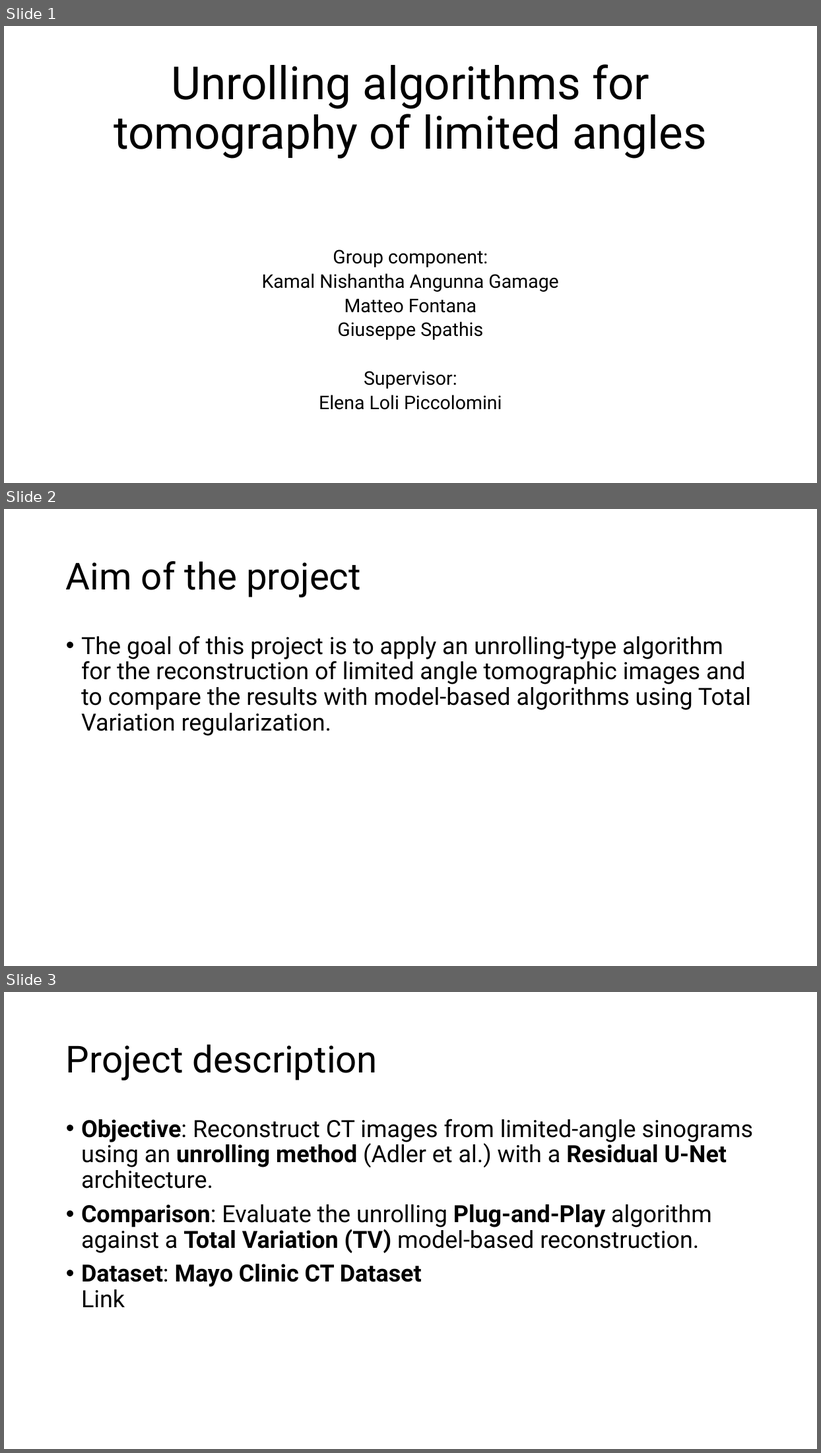
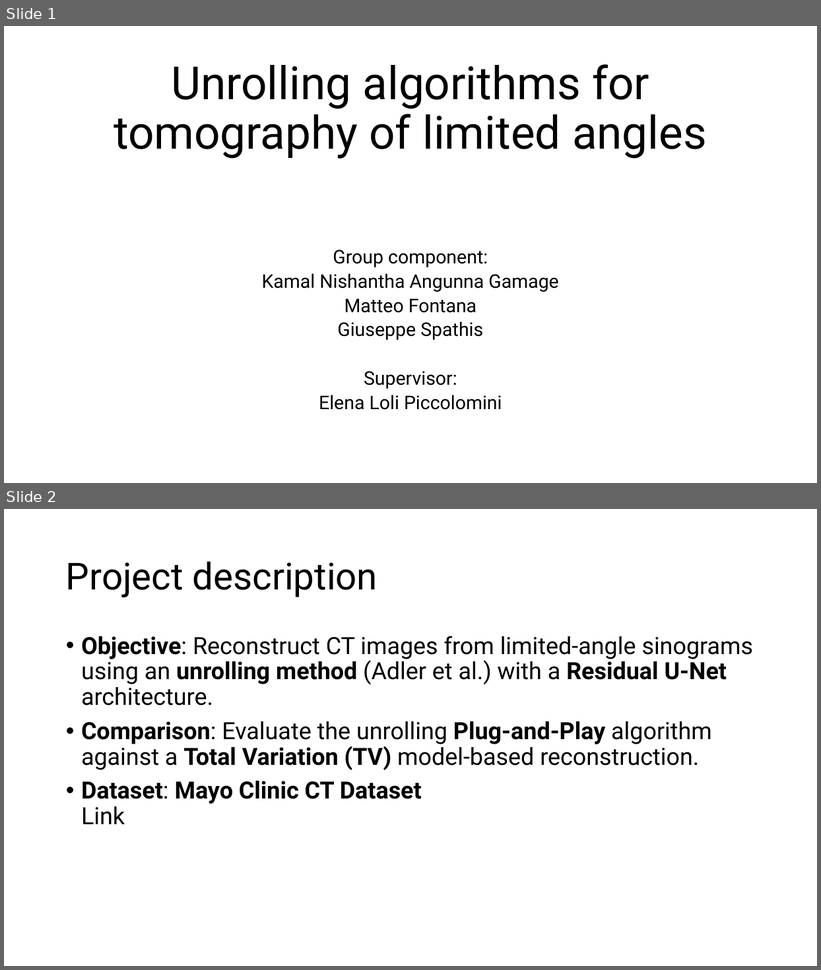
Before and after one commit to GiuseppeSpathis/TomographicReconstruction, a slide deck: documents/Presentation.pptx. Shown one above the other, each under a label of ours: slides 1, 2 and 3 before the commit, slides 1 and 2 after it. The pictures are 821x1453 and 821x970 pixels, drawn with LibreOffice and Linux fonts; fonts in the diff are those of the drawing. Boxes give left, top, right and bottom in pixels: in the first picture for what was removed or moved away, otherwise in the second. Text is boxed around its words. In the diff, an @@ line names an element or a change of style, - is before the commit and + after.

```diff
--- a/documents/Presentation.pptx
+++ b/documents/Presentation.pptx
@@ slide 2 removed at <box>4,509,817,966</box>, background #FFFFFF @@
@@ title removed at <box>66,561,361,597</box> @@
-Aim of the project
@@ text removed at <box>81,636,751,736</box> @@
-• The goal of this project is to apply an unrolling-type algorithm for the reconstruction of limited angle tomographic images and to compare the results with model-based algorithms using Total Variation regularization.
@@ what was slide 3 is now slide 2 @@
```
Also in this commit, not shown: 8 slides changed, 2 slides added, 1 other slide removed, 2 other files.
